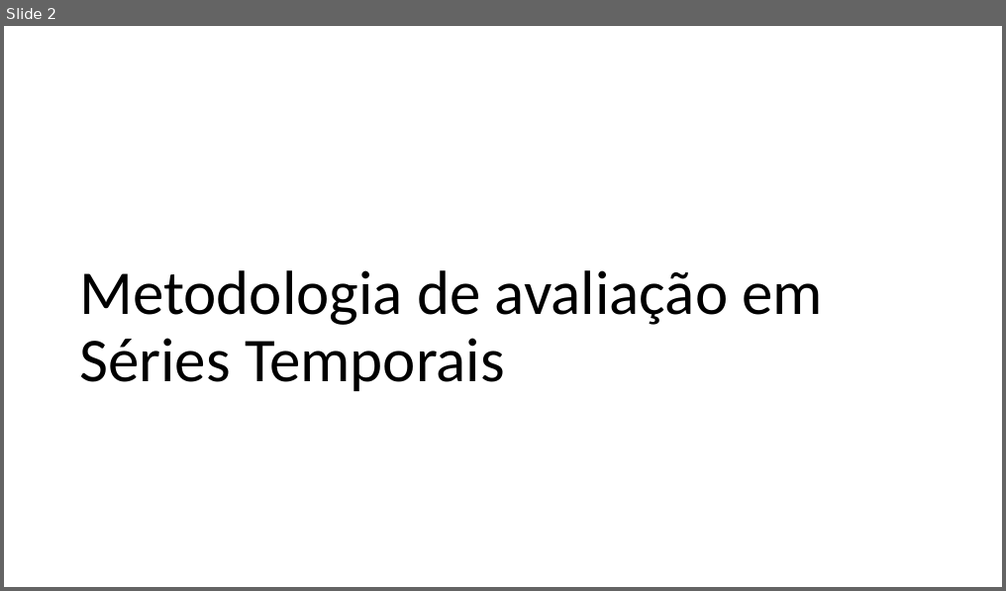
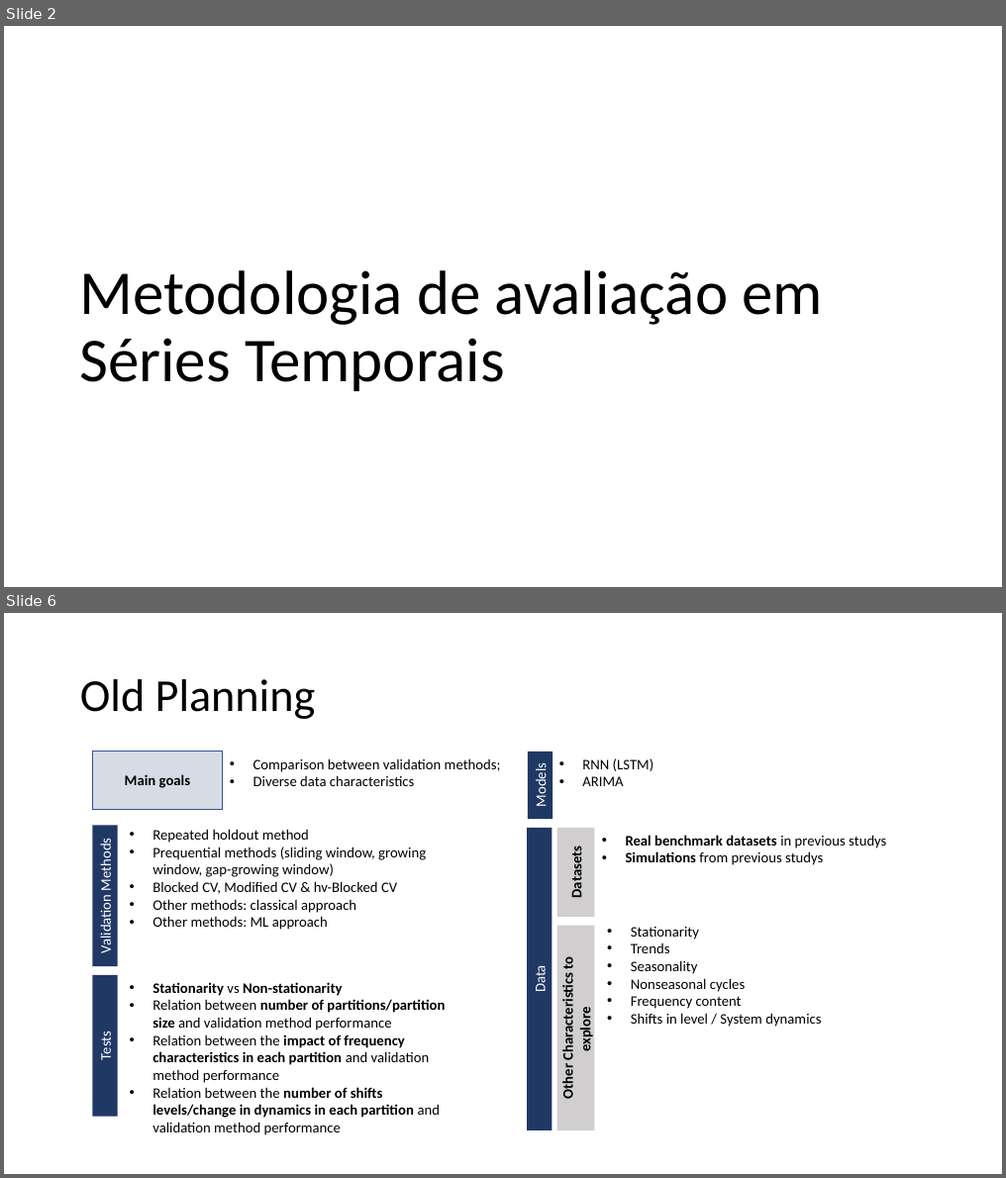
Before and after one commit to MiguelLoureiro98/timecave, a slide deck: papers/.ppt/TimeSeriesCV_15032024.pptx. Shown one above the other, each under a label of ours: slide 2 before the commit, slides 2 and 6 after it; the slides between them are not shown. The pictures are 1006x591 and 1006x1178 pixels, drawn with LibreOffice and Linux fonts; fonts in the diff are those of the drawing. Boxes give left, top, right and bottom in pixels: in the first picture for what was removed or moved away, otherwise in the second. Text is boxed around its words. In the diff, an @@ line names an element or a change of style, - is before the commit and + after.

```diff
--- a/papers/.ppt/TimeSeriesCV_15032024.pptx
+++ b/papers/.ppt/TimeSeriesCV_15032024.pptx
@@ slide 6 added at <box>4,613,1002,1174</box>, background #FFFFFF @@
@@ title added at <box>80,679,316,719</box>, 44 pt, text #000000 @@
+Old Planning
@@ rectangle added at <box>92,752,222,809</box>, fill #D6DCE5, outline #2F5597 1 pt, 14 pt, text #000000, bold @@
+Main goals
@@ text added at <box>253,759,501,786</box>, 14 pt, text #000000 @@
+• Comparison between validation methods;
+• Diverse data characteristics
@@ rectangle added at <box>528,752,552,819</box>, fill #203864, 14 pt, text #FFFFFF @@
+Models
@@ text added at <box>582,759,654,786</box>, 14 pt, text #000000 @@
+• RNN (LSTM)
+• ARIMA
@@ rectangle added at <box>93,825,118,966</box>, fill #203864, 14 pt, text #FFFFFF @@
+Validation Methods
@@ text added at <box>152,829,426,930</box>, 14 pt, text #000000 @@
+• Repeated holdout method
+• Prequential methods (sliding window, growing window, gap-growing window)
+• Blocked CV, Modified CV & hv-Blocked CV
+• Other methods: classical approach
+• Other methods: ML approach
@@ rectangle added at <box>528,828,552,1131</box>, fill #203864, 14 pt, text #FFFFFF @@
+Data
@@ rectangle added at <box>556,828,594,917</box>, fill #D0CECE, 14 pt, text #000000, bold @@
+Datasets
@@ text added at <box>626,835,886,865</box>, 14 pt, text #000000 @@
+• Real benchmark datasets in previous studys
+• Simulations from previous studys
@@ rectangle added at <box>557,926,595,1131</box>, fill #D0CECE, 14 pt, text #000000, bold @@
+Other Characteristics to explore
@@ text added at <box>631,927,821,1027</box>, 14 pt, text #000000 @@
+• Stationarity
+• Trends
+• Seasonality
+• Nonseasonal cycles
+• Frequency content
+• Shifts in level / System dynamics
@@ rectangle added at <box>93,975,118,1117</box>, fill #203864, 14 pt, text #FFFFFF @@
+Tests
@@ text added at <box>152,982,445,1136</box>, 14 pt, text #000000, bold @@
+• Stationarity vs Non-stationarity
+• Relation between number of partitions/partition size and validation method performance
+• Relation between the impact of frequency characteristics in each partition and validation method performance
+• Relation between the number of shifts levels/change in dynamics in each partition and validation method performance
```
Also in this commit, not shown: 2 slides changed, 21 other slides added, 5 slides removed, 9 other files.
